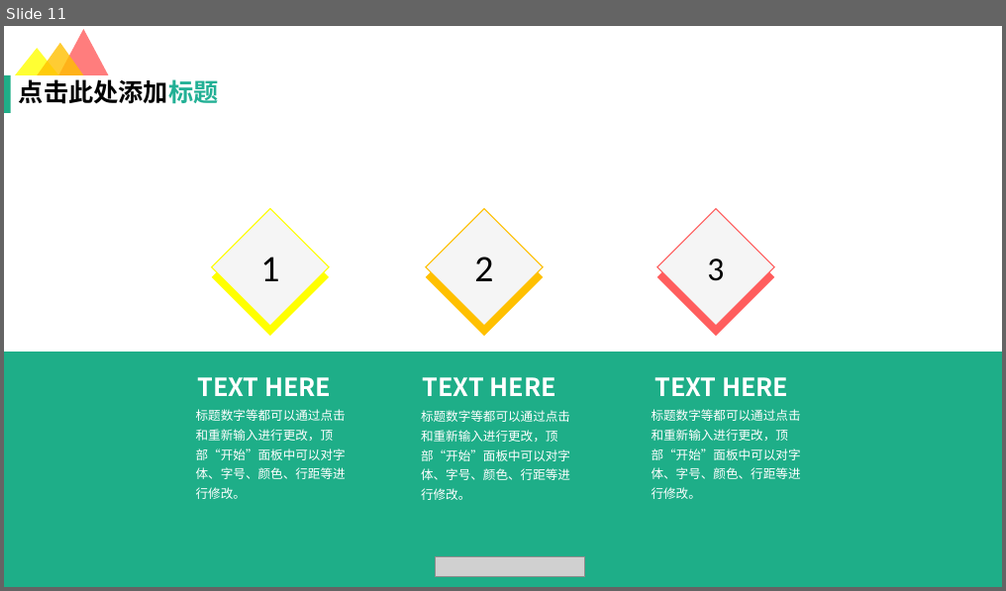
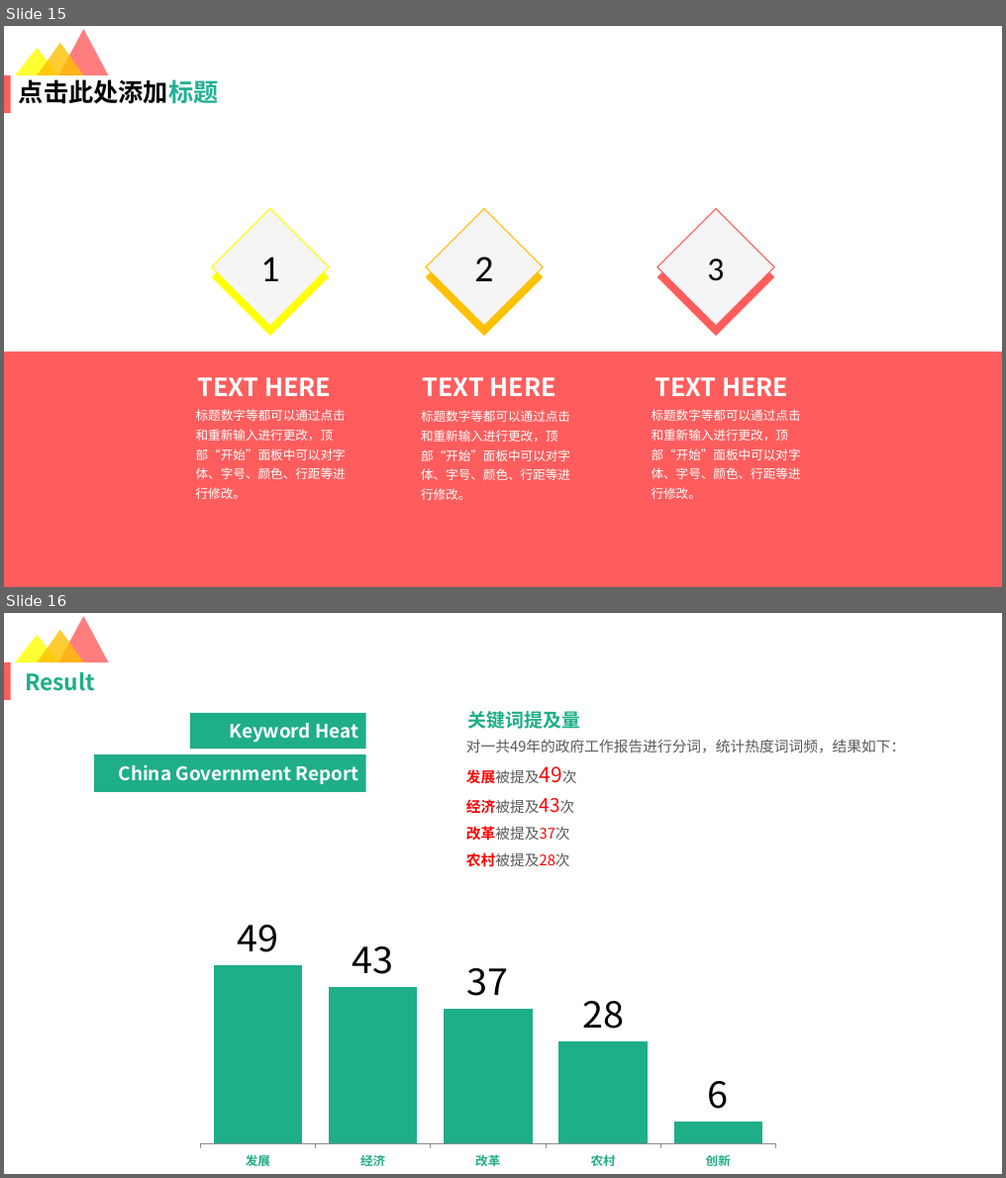
Before and after one commit to lucasxlu/CVLH, a slide deck: src/main/python/report_result/GovReport.pptx. Shown one above the other, each under a label of ours: slide 11 before the commit, slides 15 and 16 after it. The pictures are 1006x591 and 1006x1178 pixels, drawn with LibreOffice and Linux fonts; fonts in the diff are those of the drawing; grey boxes stand for pictures. Boxes give left, top, right and bottom in pixels: in the first picture for what was removed or moved away, otherwise in the second. Text is boxed around its words. In the diff, an @@ line names an element or a change of style, - is before the commit and + after.

```diff
--- a/src/main/python/report_result/GovReport.pptx
+++ b/src/main/python/report_result/GovReport.pptx
@@ slide 16 added at [4, 613, 1002, 1174], background #FFFFFF; not listed: 4 template elements that a slide beside it also shows @@
@@ title added at [25, 672, 95, 691], 21.6 pt, text #1EAE88, bold @@
+Result
@@ rectangle added at [190, 713, 365, 749], fill #1EAE88, 18 pt, text #FFFFFF, bold @@
+Keyword Heat
@@ text added at [468, 711, 580, 729], 18 pt, text #1EAE88, bold @@
+关键词提及量
@@ rectangle added at [94, 755, 366, 792], fill #1EAE88, 18 pt, text #FFFFFF, bold @@
+China Government Report
@@ text added at [466, 739, 905, 867], 14 pt, text #595959 @@
+对一共49年的政府工作报告进行分词，统计热度词词频，结果如下：
+发展被提及49次
+经济被提及43次
+改革被提及37次
+农村被提及28次
@@ column chart added at [188, 910, 788, 1174] @@
+categories: 发展, 经济, 改革, 农村, 创新
+Series 1: 49, 43, 37, 28, 6
@@ what was slide 11 is now slide 15 @@
@@ slide 15 changed as well @@
@@ rectangle at [4, 76, 11, 113]: fill #1EAE88 to #FF5D5D @@
@@ rectangle at [4, 352, 1002, 587]: fill #1EAE88 to #FF5D5D @@
@@ picture removed at [436, 558, 585, 577] @@
```
Also in this commit, not shown: 4 other slides changed, 12 other slides added, 9 slides removed, 24 other files.
